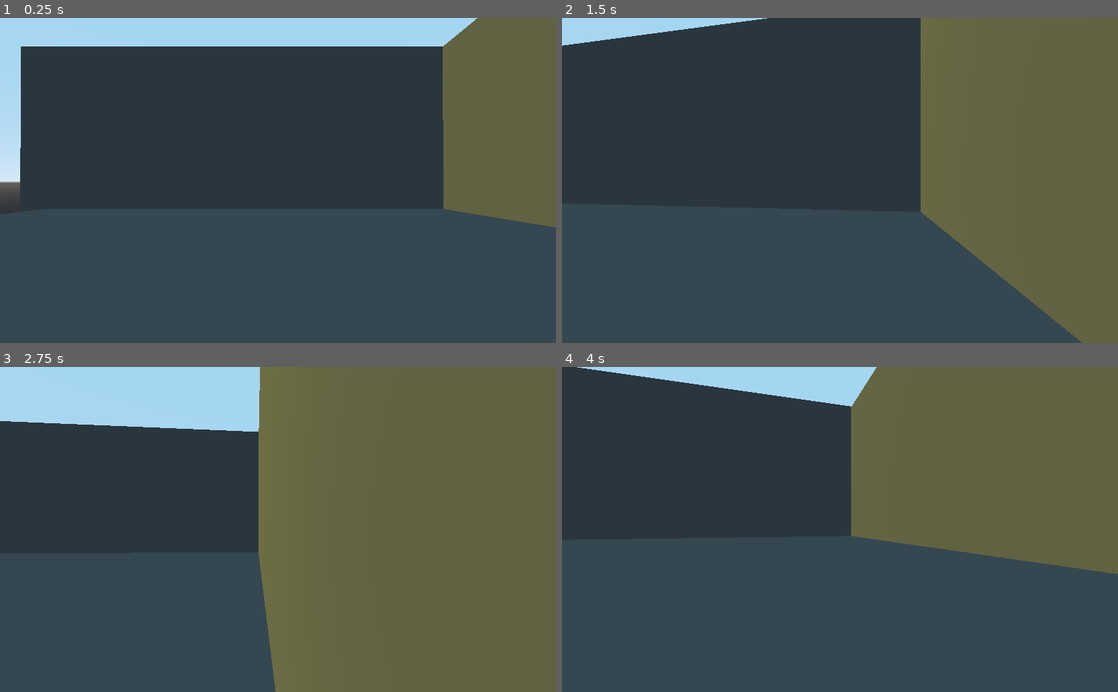
Above: before the commit, frames 1-4 (two rows, left to right).
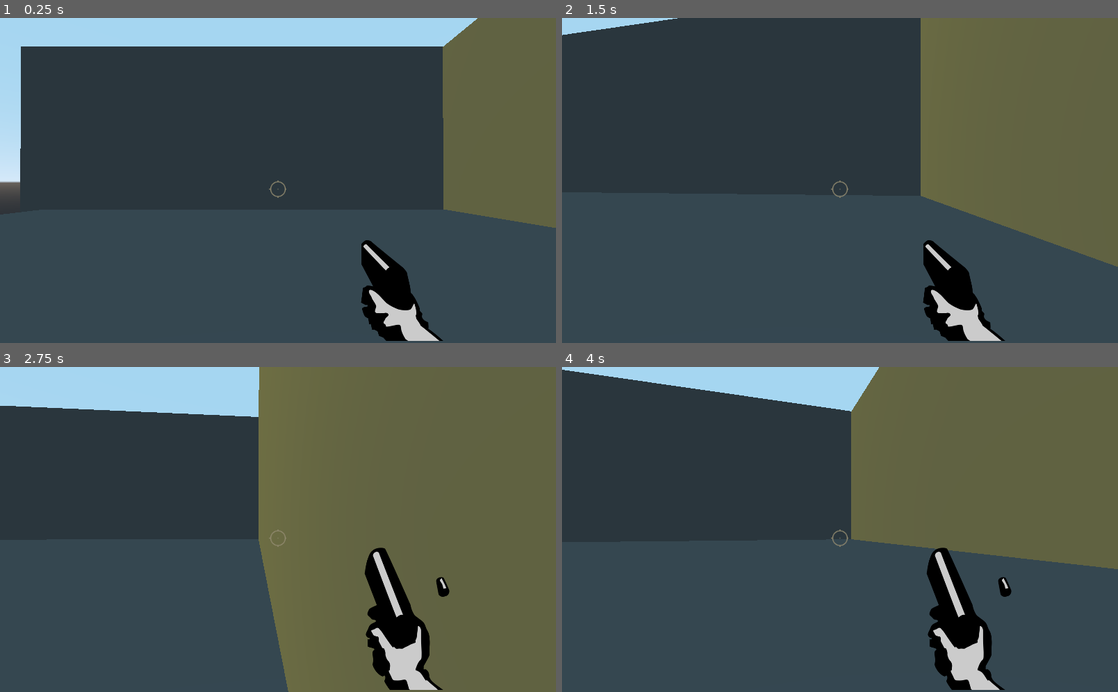
Above: after the commit, the same moments.

Repository: Andrew-Bubar/The-Fast-Shooter
Game: Godot game, scene res://main.tscn
The game is run twice, just before and just after one commit, with the same random seed, the same clock (stepped at 60 frames per second) and the same inputs.
Inputs (mouse positions are in pixels of both pictures, inside the frame that each line leads up to):
- Up to frame 1 (0.25 s): no input
- Up to frame 2 (1.5 s): move the mouse to (867, 180) at 0.52 s; hold D (right) 0.53-1.28 s; hold W (foward) 0.53-1.28 s; tap Space (jump) at 0.77, 1.07 s; tap 1 (Weapon1, bound only after the commit) at 0.8, 1.35 s; move the mouse to (812, 180) at 1.27 s; hold S (backward) from 1.28 s (still down)
- Up to frame 3 (2.75 s): tap Space (jump) at 1.52, 1.82 s; tap 2 (Weapon2, bound only after the commit) at 1.55, 2.1 s; move the mouse to (289, 523) at 2.02 s; release S (backward) at 2.03 s; hold D (right) from 2.03 s (still down); tap 3 (Weapon3, bound only after the commit) at 2.3 s
- Up to frame 4 (4 s): move the mouse to (834, 536) at 2.77 s; tap 3 (Weapon3, bound only after the commit) at 2.85 s; tap Space (jump) at 3.02, 3.32, 3.77, 3.8 s; click (834, 536) at 3.05 s; move the mouse to (878, 532) at 3.52 s; release D (right) at 3.53 s; press the mouse at (878, 532) at 3.53 s; hold A (left) from 3.53 s (still down)

The runs differ from the first frame. In frame 1, 2.5% of the frame differs, in the area x 3-100%, y 0-100%; in frame 2, 9.8%, in the area x 0-100%, y 0-100%; in frame 3, 6.3%; in frame 4, 4.6%.

Commit message:
Modified the player and Added a Gun system
Note: The weapon system needs ALOT of work and experimenting. possibly need to re-make the nodes.

Diff:
--- /dev/null
+++ b/Code/Gun1.gd
@@ -0,0 +1,5 @@
+extends Sprite
+
+func shoot():
+	if Input.is_action_pressed("shoot"):
+		print("gun1 Fired")
--- /dev/null
+++ b/Code/Gun2.gd
@@ -0,0 +1,5 @@
+extends Sprite
+
+func shoot():
+	if Input.is_action_pressed("shoot"):
+		print("gun2 Fired")
--- /dev/null
+++ b/Code/Gun3.gd
@@ -0,0 +1,5 @@
+extends Sprite
+
+func shoot():
+	if Input.is_action_pressed("shoot"):
+		print("gun3 Fired")
--- /dev/null
+++ b/Code/Player.gd
@@ -0,0 +1,92 @@
+extends KinematicBody
+
+export var mouse_sensitivity: float = 0.2
+export var speed: float = 5
+export var max_speed: float = 15
+export var jump_force: float = 5
+export var gravity_acceleration: float = 12
+
+onready var look = $LookPiviot
+onready var raycast = $RayCast
+onready var anim_player = $AnimationPlayer
+onready var gun1 = $LookPiviot/Hand/Gun1
+onready var gun2 = $LookPiviot/Hand/Gun2
+onready var gun3 = $LookPiviot/Hand/Gun3
+
+var current_gun = 1
+var input_move: Vector3 = Vector3()
+var gravity_local: Vector3 = Vector3()
+
+func _ready():
+	Input.set_mouse_mode(Input.MOUSE_MODE_CAPTURED)
+	yield(get_tree(), "idle_frame")
+	get_tree().call_group("zombies", "set_player", self)
+
+func _input(event):
+	if event is InputEventMouseMotion:
+		rotate_y(deg2rad(-1 * event.relative.x * mouse_sensitivity))
+
+	if event is InputEventMouseButton:
+		if event.is_pressed():
+			if event.button_index == BUTTON_WHEEL_UP:
+				if current_gun < 3:
+					current_gun += 1
+				else:
+					current_gun = 1
+			elif event.button_index == BUTTON_WHEEL_DOWN:
+				if current_gun > 1:
+					current_gun -= 1
+				else:
+					current_gun = 3
+
+func _physics_process(delta):
+
+	gun_select()
+
+	if Input.is_action_just_pressed("ui_cancel"):
+		get_tree().quit()
+
+	input_move = get_dir() * speed
+	if not is_on_floor():
+		gravity_local += gravity_acceleration * Vector3.DOWN * delta
+	else:
+		gravity_local = gravity_acceleration * -get_floor_normal() * delta
+
+	move_and_slide(input_move + gravity_local, Vector3.UP)
+
+func gun_select():
+
+	if Input.is_action_just_pressed("Weapon1"):
+		current_gun = 1
+	elif Input.is_action_just_pressed("Weapon2"):
+		current_gun = 2
+	elif Input.is_action_just_pressed("Weapon3"):
+		current_gun = 3
+
+	if current_gun == 1:
+		gun1.visible = true
+		gun1.shoot()
+	else:
+		 gun1.visible = false
+
+	if current_gun == 2:
+		gun2.visible = true
+		gun2.shoot()
+	else:
+		 gun2.visible = false
+
+	if current_gun == 3:
+		gun3.visible = true
+		gun3.shoot()
+	else:
+		 gun3.visible = false
+
+
+func get_dir() -> Vector3:
+	var z: float = (
+		Input.get_action_strength("foward") - Input.get_action_strength("backward")
+	)
+	var x: float = (
+		Input.get_action_strength("left") - Input.get_action_strength("right")
+	)
+	return transform.basis.xform(Vector3(x,0,z)).normalized()
--- /dev/null
+++ b/Objects/Gun1.tscn
@@ -0,0 +1,11 @@
+[gd_scene load_steps=3 format=2]
+
+[ext_resource path="res://Gun.png" type="Texture" id=1]
+[ext_resource path="res://Code/Gun1.gd" type="Script" id=2]
+
+[node name="Gun1" type="Sprite"]
+position = Vector2( 740.391, 443.167 )
+scale = Vector2( 0.6, 0.6 )
+texture = ExtResource( 1 )
+hframes = 4
+script = ExtResource( 2 )
--- /dev/null
+++ b/Objects/Gun2.tscn
@@ -0,0 +1,12 @@
+[gd_scene load_steps=3 format=2]
+
+[ext_resource path="res://Code/Gun2.gd" type="Script" id=1]
+[ext_resource path="res://Gun.png" type="Texture" id=2]
+
+[node name="Gun2" type="Sprite"]
+position = Vector2( 740.391, 443.167 )
+scale = Vector2( 0.6, 0.6 )
+texture = ExtResource( 2 )
+hframes = 4
+frame = 1
+script = ExtResource( 1 )
--- /dev/null
+++ b/Objects/Gun3.tscn
@@ -0,0 +1,12 @@
+[gd_scene load_steps=3 format=2]
+
+[ext_resource path="res://Code/Gun3.gd" type="Script" id=1]
+[ext_resource path="res://Gun.png" type="Texture" id=2]
+
+[node name="Gun3" type="Sprite"]
+position = Vector2( 740.391, 443.167 )
+scale = Vector2( 0.6, 0.6 )
+texture = ExtResource( 2 )
+hframes = 4
+frame = 2
+script = ExtResource( 1 )
--- /dev/null
+++ b/Objects/Player.tscn
@@ -0,0 +1,59 @@
+[gd_scene load_steps=7 format=2]
+
+[ext_resource path="res://Code/Player.gd" type="Script" id=1]
+[ext_resource path="res://Objects/Gun3.tscn" type="PackedScene" id=2]
+[ext_resource path="res://cross_hair.png" type="Texture" id=3]
+[ext_resource path="res://Objects/Gun2.tscn" type="PackedScene" id=4]
+[ext_resource path="res://Objects/Gun1.tscn" type="PackedScene" id=5]
+
+[sub_resource type="CapsuleShape" id=1]
+radius = 0.2
+height = 0.8
+
+[node name="Player" type="KinematicBody"]
+transform = Transform( 1, 0, 0, 0, 1, 0, 0, 0, 1, 0, 0.60092, 0 )
+script = ExtResource( 1 )
+
+[node name="CollisionShape" type="CollisionShape" parent="."]
+transform = Transform( 1, 0, 0, 0, -4.37114e-08, -1, 0, 1, -4.37114e-08, 0, 0, 0 )
+shape = SubResource( 1 )
+
+[node name="LookPiviot" type="Spatial" parent="."]
+transform = Transform( 1, 0, 0, 0, 0.999982, 0.00595149, 0, -0.00595149, 0.999982, 0, 0.430332, 0 )
+
+[node name="Camera" type="Camera" parent="LookPiviot"]
+transform = Transform( -1, 0, -8.74228e-08, 0, 1, 0, 8.74228e-08, 0, -1, 0, 0, 0 )
+
+[node name="Hand" type="Node2D" parent="LookPiviot"]
+
+[node name="Gun1" parent="LookPiviot/Hand" instance=ExtResource( 5 )]
+
+[node name="Gun2" parent="LookPiviot/Hand" instance=ExtResource( 4 )]
+
+[node name="Gun3" parent="LookPiviot/Hand" instance=ExtResource( 2 )]
+
+[node name="RayCast" type="RayCast" parent="."]
+enabled = true
+cast_to = Vector3( 0, 0, 2000 )
+
+[node name="CanvasLayer" type="CanvasLayer" parent="."]
+
+[node name="Control" type="Control" parent="CanvasLayer"]
+anchor_left = 0.5
+anchor_top = 1.0
+anchor_right = 0.5
+anchor_bottom = 1.0
+__meta__ = {
+"_edit_use_anchors_": false
+}
+
+[node name="TextureRect" type="TextureRect" parent="CanvasLayer"]
+anchor_left = 0.5
+anchor_top = 0.5
+anchor_right = 0.5
+anchor_bottom = 0.5
+margin_left = -16.0
+texture = ExtResource( 3 )
+__meta__ = {
+"_edit_use_anchors_": false
+}
--- a/Player.gd
+++ /dev/null
@@ -1,47 +0,0 @@
-extends KinematicBody
-
-export var mouse_sensitivity: float = 0.2
-export var speed: float = 5
-export var max_speed: float = 15
-export var jump_force: float = 5
-export var gravity_acceleration: float = 12
-
-onready var look = $LookPiviot
-
-var input_move: Vector3 = Vector3()
-var gravity_local: Vector3 = Vector3()
-
-func _ready():
-	Input.set_mouse_mode(Input.MOUSE_MODE_CAPTURED)
-
-func _input(event):
-	if event is InputEventMouseMotion:
-		rotate_y(deg2rad(-1 * event.relative.x * mouse_sensitivity))
-		look.rotate_x(deg2rad(event.relative.y) * mouse_sensitivity)
-		look.rotation.x = clamp(look.rotation.x, deg2rad(-90), deg2rad(90))
-
-func _physics_process(delta):
-
-	if Input.is_action_just_pressed("ui_cancel"):
-		get_tree().quit()
-
-	input_move = get_dir() * speed
-	if not is_on_floor():
-		print("Player is not on floor")
-		gravity_local += gravity_acceleration * Vector3.DOWN * delta
-	else:
-		gravity_local = gravity_acceleration * -get_floor_normal() * delta
-
-	if Input.is_action_just_pressed("jump") && is_on_floor():
-		gravity_local = Vector3.UP * jump_force
-
-	move_and_slide(input_move + gravity_local, Vector3.UP)
-
-func get_dir() -> Vector3:
-	var z: float = (
-		Input.get_action_strength("foward") - Input.get_action_strength("backward")
-	)
-	var x: float = (
-		Input.get_action_strength("left") - Input.get_action_strength("right")
-	)
-	return transform.basis.xform(Vector3(x,0,z)).normalized()
--- a/Player.tscn
+++ /dev/null
@@ -1,29 +0,0 @@
-[gd_scene load_steps=4 format=2]
-
-[ext_resource path="res://Player.gd" type="Script" id=1]
-
-[sub_resource type="CapsuleShape" id=1]
-radius = 0.2
-height = 0.8
-
-[sub_resource type="CapsuleMesh" id=2]
-radius = 0.2
-mid_height = 0.8
-
-[node name="Player" type="KinematicBody"]
-transform = Transform( 1, 0, 0, 0, 1, 0, 0, 0, 1, 0, 0.60092, 0 )
-script = ExtResource( 1 )
-
-[node name="CollisionShape" type="CollisionShape" parent="."]
-transform = Transform( 1, 0, 0, 0, -4.37114e-08, -1, 0, 1, -4.37114e-08, 0, 0, 0 )
-shape = SubResource( 1 )
-
-[node name="MeshInstance" type="MeshInstance" parent="CollisionShape"]
-mesh = SubResource( 2 )
-material/0 = null
-
-[node name="LookPiviot" type="Spatial" parent="."]
-transform = Transform( 1, 0, 0, 0, 0.999982, 0.00595149, 0, -0.00595149, 0.999982, 0, 0.430332, 0 )
-
-[node name="Camera" type="Camera" parent="LookPiviot"]
-transform = Transform( -1, 0, -8.74228e-08, 0, 1, 0, 8.74228e-08, 0, -1, 0, 0, 0 )
--- a/main.tscn
+++ b/main.tscn
@@ -1,6 +1,6 @@
 [gd_scene load_steps=5 format=2]
 
-[ext_resource path="res://Player.tscn" type="PackedScene" id=1]
+[ext_resource path="res://Objects/Player.tscn" type="PackedScene" id=1]
 
 [sub_resource type="CubeMesh" id=1]
 
@@ -32,7 +32,7 @@
 shape = SubResource( 3 )
 
 [node name="MeshInstance2" type="MeshInstance" parent="."]
-transform = Transform( 22.1229, 0, 0, 0, -7.64627e-09, -16.6928, 0, 0.246397, -1.02779e-06, -5.96599, -1.41431, -23.3446 )
+transform = Transform( 22.1229, 0, 0, 0, -7.64627e-09, -16.6928, 0, 0.246397, -1.02779e-06, -5.96599, -1.41431, -22.343 )
 mesh = SubResource( 1 )
 material/0 = SubResource( 2 )
 
--- a/project.godot
+++ b/project.godot
@@ -41,9 +41,30 @@
 "events": [ Object(InputEventKey,"resource_local_to_scene":false,"resource_name":"","device":0,"alt":false,"shift":false,"control":false,"meta":false,"command":false,"pressed":false,"scancode":32,"unicode":0,"echo":false,"script":null)
  ]
 }
+shoot={
+"deadzone": 0.5,
+"events": [ Object(InputEventMouseButton,"resource_local_to_scene":false,"resource_name":"","device":0,"alt":false,"shift":false,"control":false,"meta":false,"command":false,"button_mask":0,"position":Vector2( 0, 0 ),"global_position":Vector2( 0, 0 ),"factor":1.0,"button_index":1,"pressed":false,"doubleclick":false,"script":null)
+ ]
+}
+Weapon1={
+"deadzone": 0.5,
+"events": [ Object(InputEventKey,"resource_local_to_scene":false,"resource_name":"","device":0,"alt":false,"shift":false,"control":false,"meta":false,"command":false,"pressed":false,"scancode":49,"unicode":0,"echo":false,"script":null)
+ ]
+}
+Weapon2={
+"deadzone": 0.5,
+"events": [ Object(InputEventKey,"resource_local_to_scene":false,"resource_name":"","device":0,"alt":false,"shift":false,"control":false,"meta":false,"command":false,"pressed":false,"scancode":50,"unicode":0,"echo":false,"script":null)
+ ]
+}
+Weapon3={
+"deadzone": 0.5,
+"events": [ Object(InputEventKey,"resource_local_to_scene":false,"resource_name":"","device":0,"alt":false,"shift":false,"control":false,"meta":false,"command":false,"pressed":false,"scancode":51,"unicode":0,"echo":false,"script":null)
+ ]
+}
 
 [physics]
 
+common/physics_fps=240
 common/enable_pause_aware_picking=true
 
 [rendering]
Binary file added: Enemy.png
Not shown, added: Enemy.png.import
Binary file added: Gun.png
Not shown, added: Gun.png.import
Binary file added: cross_hair.png
Not shown, added: cross_hair.png.import
